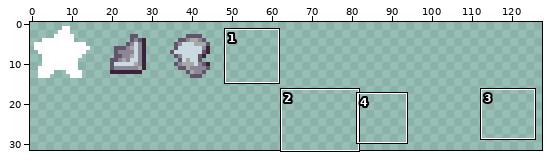
File history of a pixel-art file, Platformer/Content/particles.aseprite. Above, an overview of the earlier version with the close-up marked.
Close-up. Old version:
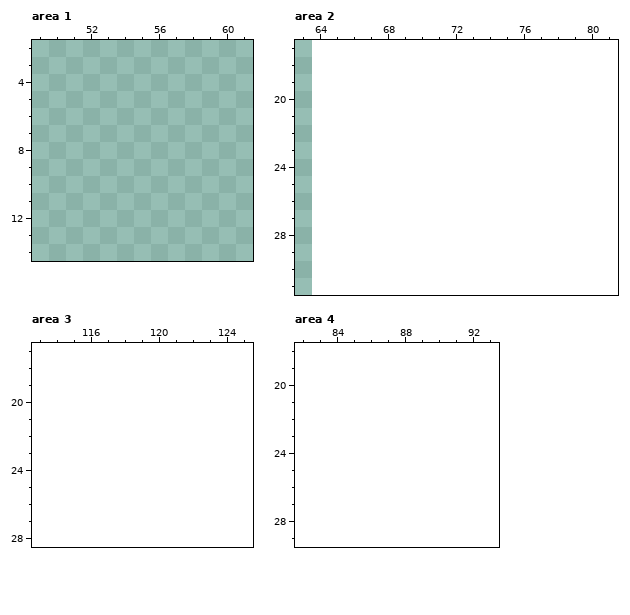
64x64 pixels, 1 frame. Shown: area 1: x 49..61, y 2..14; area 2: x 63..81, y 17..31; area 3: x 113..125, y 17..28; area 4: x 82..93, y 18..29. The old version is drawn lined up with the new one, on the new canvas. The commit also changed other parts of the picture, which this record leaves out.
Palette (. is transparent): 
After the commit:
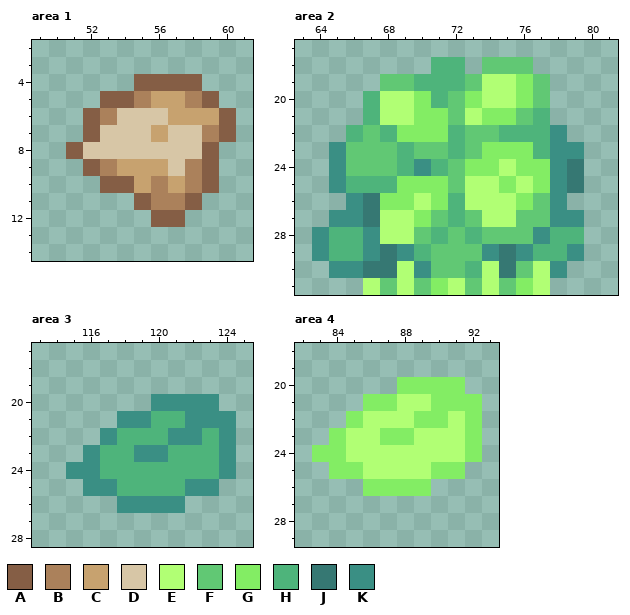
Colours new in this view: A #855e45  B #ab815b  C #c7a26f  D #d7c6a6  E #b1ff74  F #61c874  G #83ed64  H #4eb47b  J #367873  K #3a8f84
From old to new:
canvas 64x64 -> 128x32 (the part of the old canvas that was cut away was empty and is not shown)
Changed rows in their new state; - is an unchanged pixel.
Area 1:
first column x 51:
 4 ----AAAA--
 5 --AABCCBA-
 6 -ABDDDCCCA
 7 -ADDDCDDBA
 8 ADDDDDDDA-
 9 -ABCCCDBA-
10 --AACBCBA-
11 ----ABBA--
12 -----AA---
Area 2:
first column x 64:
18 -------HH-FFF---
19 ----FFHHHFEEGF--
20 ---HEEGHFGEEGF--
21 ---HEEGGFEGGFH--
22 --HFHGGGHFFHHHK-
23 -KFFFHFFHFGGGHKK
24 -KFFFHKHFGGEGGKJ
25 -KHHHGGGFEEGEGKJ
26 --KJGGEGHEEEGFK-
27 -KKJEEGFHFEEFFKK
28 KHHKEEFHFHFFFKHH
29 KHHKJKHFFFKJKHHK
30 -KKJJEKFFHEJFEK-
31 ---EFEFGEFEFGE--
Area 3:
first column x 115:
20 -----KKKK-
21 ---KKHHKKK
22 --KHHHKKHK
23 -KHHKKHHHK
24 KKHHHHHHHK
25 -KKHHHHKK-
26 ---KKKK---
Area 4:
first column x 83:
20 -----GGGG-
21 ---GGEEGGG
22 --GEEEGGEG
23 -GEEGGEEEG
24 GGEEEEEEEG
25 -GGEEEEGG-
26 ---GGGG---
